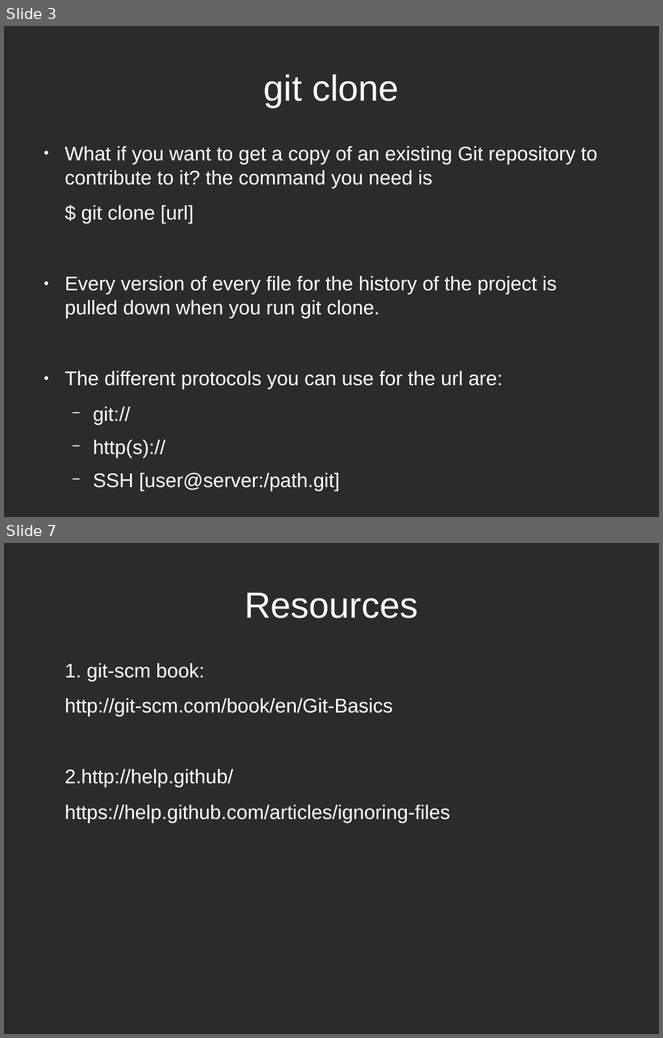
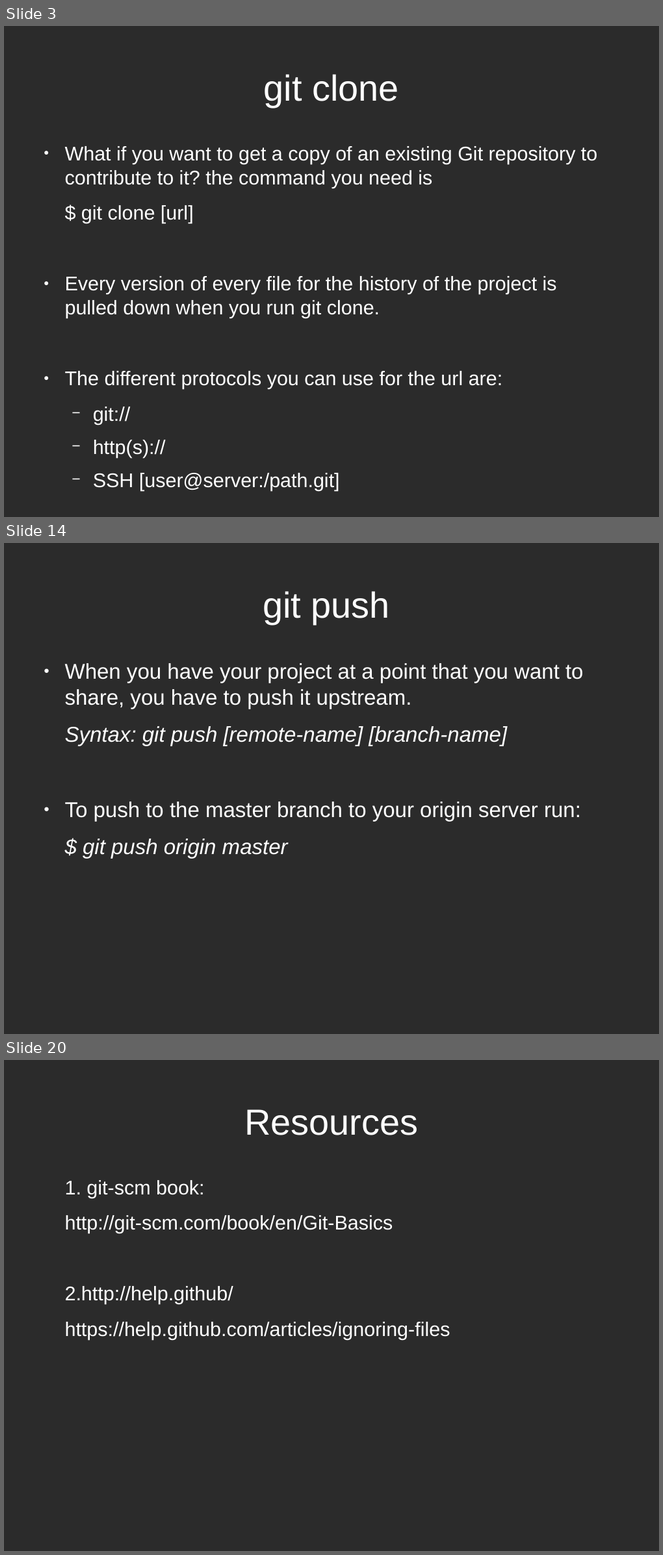
Before and after one commit to ECSIG/presentations, a slide deck: git_workshop/git_basic/Git Presentation.odp. Shown one above the other, each under a label of ours: slides 3 and 7 before the commit, slides 3, 14 and 20 after it; the slides between them are not shown. The pictures are 663x1038 and 663x1555 pixels, drawn with LibreOffice and Linux fonts; fonts in the diff are those of the drawing; background and template pictures are left out; a plain dark background stands for a picture behind light text. Boxes give left, top, right and bottom in pixels: in the first picture for what was removed or moved away, otherwise in the second. Text is boxed around its words. In the diff, an @@ line names an element or a change of style, - is before the commit and + after.

```diff
--- a/git_workshop/git_basic/Git Presentation.odp
+++ b/git_workshop/git_basic/Git Presentation.odp
@@ slide 14 added at <box>4,543,659,1034</box>, background picture (left out) @@
@@ title added at <box>263,591,390,624</box>, 44 pt, text #FFFFFF @@
+git push
@@ text added at <box>65,663,584,859</box>, 26 pt, text #FFFFFF @@
+● When you have your project at a point that you want to share, you have to push it upstream.
+Syntax: git push [remote-name] [branch-name]
+● To push to the master branch to your origin server run:
+$ git push origin master
@@ what was slide 7 is now slide 20 @@
```
Also in this commit, not shown: 2 slides changed, 14 other slides added, 2 slides removed, 1 other file.
